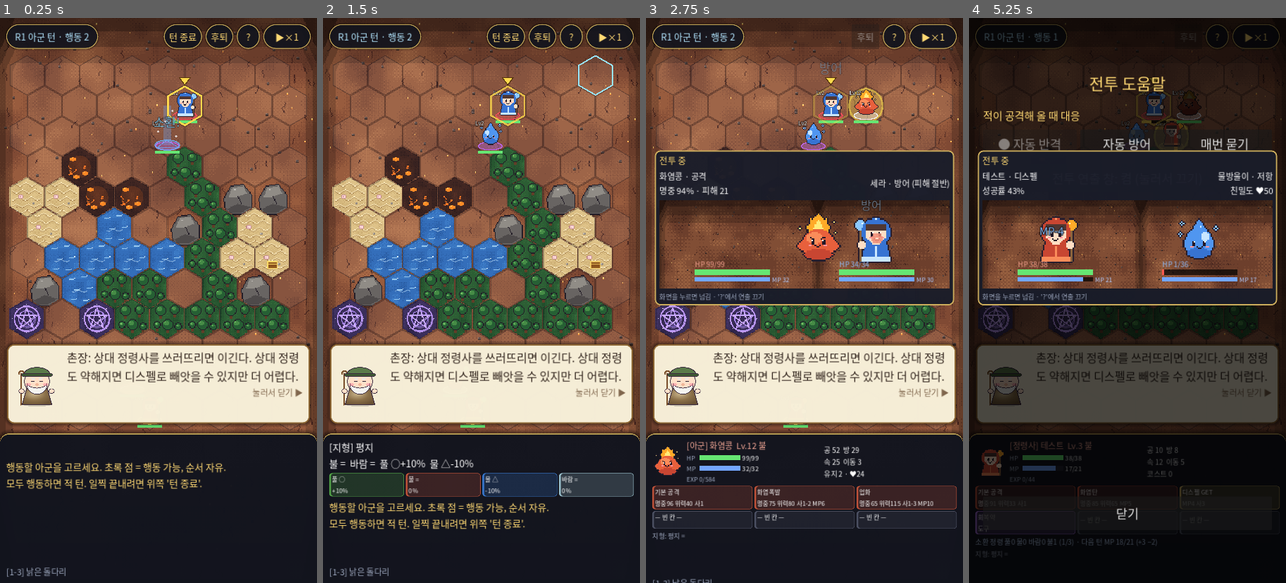
Above: before the commit, frames 1-4 (left to right).
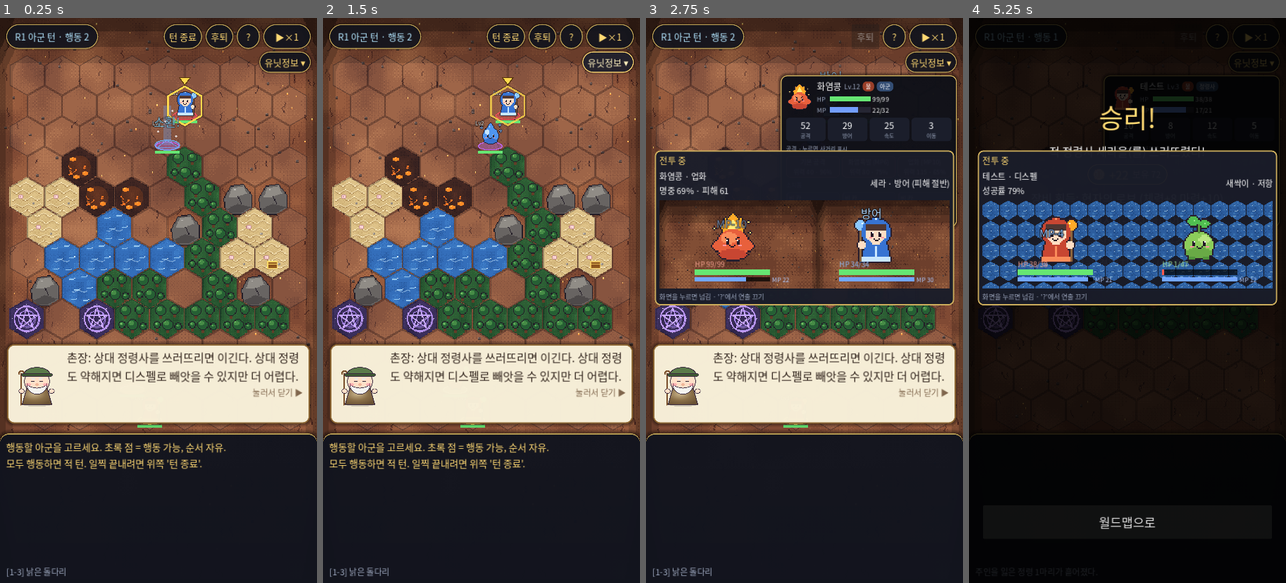
Above: after the commit, the same moments.

Repository: sumsae-claude/spirits
Game: Godot game, scene res://tests/screenshot.tscn
Same seed, same stepped clock (60 frames per second), same inputs: the game is played once before the commit and once after it. This scene is started directly instead of the project's main scene.
Inputs (mouse positions are in pixels of both pictures, inside the frame that each line leads up to):
- Up to frame 1 (0.25 s): no input
- Up to frame 2 (1.5 s): click (608, 63) at 0.5 s, where only the run after the commit has a clickable "유닛정보 ▾"; click (608, 63) at 1.25 s, where only the run after the commit has a clickable "유닛정보 ▸"
- Up to frame 3 (2.75 s): click (814, 164) at 2 s, where only the run after the commit has a clickable "기본 공격 위력 40 · 91%"
- Up to frame 4 (5.25 s): click (1137, 164) at 2.75 s, where only the run after the commit has a clickable "기본 공격 위력 40 · 96%"; click "?" at 3.5 s; click (1187, 34) at 4.25 s, where only the run before the commit has a clickable "후퇴"; click "▶×1" at 5 s

The runs differ from the first frame. In frame 1, 2.6% of the frame differs, in the area x 2-99%, y 5-84%; in frame 2, 7.1%; in frame 3, 16%; in frame 4, 35%, in the area x 2-99%, y 2-96%.

Commit message:
유닛정보 창: 오른쪽 위 토글, 카드형으로 간소화, 공격 칸 누르면 사거리
- 배속 버튼 아래 '유닛정보' 버튼으로 열고 닫음 (열림 상태 기억), 다른 유닛을 누르면 그 유닛 정보
- 카드: 이름·Lv·속성 태그 / HP·MP 막대 / 능력치 4칸 / 공격 칩 '이름 (MP)' + '위력 · 명중%' / 소지품 / 작은 한 줄
- 공격 칩을 누르면 맵에 사거리 노란 칸 + 짧은 설명, 다시 누르면 끔
- 빈 칸을 누르면 속성별 지형 유불리

Co-Authored-By: Claude Opus 5.5 <noreply@anthropic.com>
Claude-Session: https://claude.ai/code/session_01XdcYgf4gMHTt1SY4KYwpgz

Diff:
--- a/scripts/battle/battle.gd
+++ b/scripts/battle/battle.gd
@@ -52,7 +52,11 @@
 var popup_queue: Array = []   # 보여 줄 아이템 획득 팝업 [{"ids", "title"}]
 var attack_confirm: Control = null   # '공격 선택' 확인창 (원작처럼 기술·명중·피해 비교 후 확인)
 var confirm_pick := 0
-var status_holder: VBoxContainer     # 아래 패널의 유닛 상태창 (원작처럼 능력치·공격 3칸·소지품 3칸)
+var status_holder: VBoxContainer     # 유닛정보 창 내용 (오른쪽 위, '유닛정보' 버튼으로 열고 닫음)
+var info_panel: PanelContainer
+var info_toggle: Button
+var range_preview: Dictionary = {}   # 유닛정보에서 누른 공격 {"unit", "action"} → 맵에 사거리(노란 칸)
+var preview_range_cells: Dictionary = {}
 
 var grid: HexGrid
 var units: Array = []        # 전장에 있는 BattleUnit (귀환하면 빠진다)
@@ -2878,6 +2882,8 @@
 				draw_arc(center, HEX_SIZE * 0.8, 0.0, TAU, 36, Color(CIRCLE_ALLY, 0.6 + 0.4 * sin(time * 6.0)), 4.0)
 			if c == inspected_cell:
 				draw_polyline(outline, Color(0.6, 0.9, 1.0), 3.0)
+			if preview_range_cells.has(c):
+				draw_colored_polygon(grid.corners(center, HEX_SIZE - 3.0), Color(1.0, 0.85, 0.3, 0.42 + 0.12 * sin(time * 5.0)))
 			if range_cells.has(c):
 				var inner := grid.corners(center, HEX_SIZE - 6.0)
 				inner.append(inner[0])
@@ -3454,13 +3460,45 @@
 	turn_label.add_theme_font_size_override("font_size", 21)
 	turn_pill.add_child(turn_label)
 
+	# 오른쪽 위: [턴 종료 · 후퇴 · ? · 배속] 아래에 [유닛정보] 버튼, 그 아래에 유닛정보 창
+	var col := VBoxContainer.new()
+	col.set_anchors_and_offsets_preset(Control.PRESET_TOP_RIGHT)
+	col.grow_horizontal = Control.GROW_DIRECTION_BEGIN
+	col.offset_top = 14
+	col.offset_right = -14
+	col.alignment = BoxContainer.ALIGNMENT_BEGIN
+	col.add_theme_constant_override("separation", 6)
+	col.mouse_filter = Control.MOUSE_FILTER_IGNORE
+	ui_root.add_child(col)
 	var right := HBoxContainer.new()
-	right.set_anchors_and_offsets_preset(Control.PRESET_TOP_RIGHT)
-	right.grow_horizontal = Control.GROW_DIRECTION_BEGIN
-	right.offset_top = 14
-	right.offset_right = -14
+	right.alignment = BoxContainer.ALIGNMENT_END
 	right.add_theme_constant_override("separation", 8)
-	ui_root.add_child(right)
+	right.mouse_filter = Control.MOUSE_FILTER_IGNORE
+	col.add_child(right)
+	var row2 := HBoxContainer.new()
+	row2.alignment = BoxContainer.ALIGNMENT_END
+	row2.add_theme_constant_override("separation", 8)
+	row2.mouse_filter = Control.MOUSE_FILTER_IGNORE
+	col.add_child(row2)
+	info_toggle = _hud_button("유닛정보", _toggle_info_panel)
+	info_toggle.custom_minimum_size = Vector2(0, 48)
+	row2.add_child(info_toggle)
+	info_panel = PanelContainer.new()
+	var ist := StyleBoxFlat.new()
+	ist.bg_color = Color(0.055, 0.063, 0.094, 0.94)
+	ist.border_color = UIKit.GOLD.darkened(0.15)
+	ist.set_border_width_all(2)
+	ist.set_corner_radius_all(14)
+	ist.content_margin_left = 12
+	ist.content_margin_right = 12
+	ist.content_margin_top = 10
+	ist.content_margin_bottom = 10
+	ist.shadow_color = Color(0, 0, 0, 0.5)
+	ist.shadow_size = 8
+	info_panel.add_theme_stylebox_override("panel", ist)
+	info_panel.custom_minimum_size = Vector2(400, 0)
+	info_panel.size_flags_horizontal = Control.SIZE_SHRINK_END
+	col.add_child(info_panel)
 	end_button = _hud_button("턴 종료", _on_end_phase)
 	end_button.custom_minimum_size = Vector2(0, 56)
 	right.add_child(end_button)
@@ -3519,7 +3557,7 @@
 	card.add_child(info_label)
 	status_holder = VBoxContainer.new()
 	status_holder.add_theme_constant_override("separation", 4)
-	vb.add_child(status_holder)
+	info_panel.add_child(status_holder)
 
 	hint_label = UIKit.label("", 22, UIKit.GOLD)
 	vb.add_child(hint_label)
@@ -4036,16 +4074,23 @@
 	if shown == null and phase == "enemy":
 		shown = active
 	UIKit.clear(status_holder)
+	var panel_on := _info_panel_on()
+	info_toggle.text = "유닛정보 ▾" if panel_on else "유닛정보 ▸"
+	unit_card.visible = false   # 유닛 상태는 오른쪽 위 유닛정보 창에서
+	if not range_preview.is_empty() and range_preview.get("unit") != shown:
+		_clear_range_preview()
 	if inspected == null and grid.in_bounds(inspected_cell):
 		info_label.text = _terrain_info(inspected_cell)
 		unit_icon.texture = tile_tex.get(grid.terrain_at(inspected_cell), null)
-		status_holder.add_child(_terrain_grade_row(grid.terrain_at(inspected_cell)))
+		var tid := grid.terrain_at(inspected_cell)
+		status_holder.add_child(UIKit.label("%s — 속성별 유불리" % GameData.terrain_name(tid), 18, UIKit.GOLD))
+		status_holder.add_child(_terrain_grade_row(tid))
 	else:
 		info_label.text = _unit_info(shown)
 		unit_icon.texture = GameData.sprite_for(shown.spirit) if shown != null else null
 		if shown != null:
-			unit_card.visible = false
 			status_holder.add_child(_status_card(shown))
+	info_panel.visible = panel_on and status_holder.get_child_count() > 0 and phase != "over"
 	unit_icon.visible = unit_icon.texture != null
 
 	var anchor: BattleUnit = active
@@ -4257,7 +4302,7 @@
 ## 큰 소환 창: 아래 패널을 위로 키워 목록(속성 탭·정렬) + 고른 정령 상세·장비 + 소환 버튼을 보여 준다.
 func _build_summon_list() -> void:
 	unit_card.visible = false
-	UIKit.clear(status_holder)
+	info_panel.visible = false
 	detail_label.visible = false
 	log_label.visible = false
 	summon_box.visible = true
@@ -4486,96 +4531,246 @@
 		GameData.terrain_name(grid.terrain_at(u.cell)), GameData.grade_mark(g)]
 
 
-## 원작풍 유닛 상태창: [도트 | 이름·Lv·속성·HP/MP 막대 | 능력치] / 공격 3칸 / 소지품 3칸 (정령사는 다음 턴 MP)
+## 유닛정보 카드 (사용자 확정 샘플): 이름·Lv·속성 태그 / HP·MP 막대 / 능력치 4칸 / 공격 칩(이름 (MP) + 위력·명중%) / 소지품 칩 / 작은 한 줄
 func _status_card(u: BattleUnit) -> Control:
 	var s := u.spirit
 	var box := VBoxContainer.new()
-	box.add_theme_constant_override("separation", 4)
+	box.add_theme_constant_override("separation", 6)
 	var top := HBoxContainer.new()
 	top.add_theme_constant_override("separation", 10)
 	box.add_child(top)
 	var icon := TextureRect.new()
 	icon.texture = GameData.sprite_for(s)
-	icon.custom_minimum_size = Vector2(68, 68)
+	icon.custom_minimum_size = Vector2(60, 60)
 	icon.expand_mode = TextureRect.EXPAND_IGNORE_SIZE
 	icon.stretch_mode = TextureRect.STRETCH_KEEP_ASPECT_CENTERED
 	icon.texture_filter = CanvasItem.TEXTURE_FILTER_NEAREST
 	top.add_child(icon)
 	var mid := VBoxContainer.new()
-	mid.add_theme_constant_override("separation", 1)
+	mid.add_theme_constant_override("separation", 2)
 	mid.size_flags_horizontal = Control.SIZE_EXPAND_FILL
 	top.add_child(mid)
-	var head := "[%s] %s  Lv.%d %s" % [_unit_tag(u), s.display_name(), s.level, GameData.element_name(s.element())]
+	var head := HBoxContainer.new()
+	head.add_theme_constant_override("separation", 6)
+	mid.add_child(head)
+	var nm := UIKit.label(s.display_name(), 20, Color.WHITE)
+	nm.autowrap_mode = TextServer.AUTOWRAP_OFF
+	nm.size_flags_horizontal = Control.SIZE_SHRINK_BEGIN
+	head.add_child(nm)
+	var lv := UIKit.label("Lv.%d" % s.level, 15, UIKit.MUTED)
+	lv.autowrap_mode = TextServer.AUTOWRAP_OFF
+	lv.size_flags_horizontal = Control.SIZE_SHRINK_BEGIN
+	head.add_child(lv)
+	head.add_child(_tag(GameData.element_name(s.element()), GameData.element_color(s.element()).darkened(0.35)))
+	head.add_child(_tag(_unit_tag(u).replace(" (실 드러남)", ""), Color(0.2, 0.3, 0.45) if u.team == 0 else Color(0.45, 0.18, 0.18)))
 	if u.status != "":
-		head += "  [%s %d]" % [BattleUnit.STATUS_NAMES[u.status], u.status_turns]
-	mid.add_child(UIKit.label(head, 19, GameData.element_color(s.element()).lightened(0.45)))
-	mid.add_child(_vital_bar("HP", s.hp, s.max_hp(), 0, Color(0.4, 0.9, 0.45)))
-	mid.add_child(_vital_bar("MP", s.mp, s.max_mp(), 0, Color(0.45, 0.65, 1.0)))
-	if u.team == 0:
-		mid.add_child(UIKit.label("EXP %d/%d" % [s.xp, s.xp_to_next()], 14, UIKit.MUTED))
-	var stats := UIKit.label("공 %d  방 %d\n속 %d  이동 %d\n%s" % [s.stat("atk"), s.stat("def"), s.stat("spd"), s.stat("mov"),
-		("유지 %d · ♥%d" % [s.upkeep(), s.affinity]) if not u.is_summoner else "코스트 0"], 16)
-	top.add_child(stats)
-	# 공격 3칸 (정령사는 기본 공격 · 공격 마법 · 디스펠 GET)
+		head.add_child(_tag("%s %d" % [BattleUnit.STATUS_NAMES[u.status], u.status_turns], Color(BattleUnit.STATUS_COLORS[u.status], 0.55)))
+	var ratio := float(s.hp) / float(maxi(1, s.max_hp()))
+	var hp_col := Color(0.4, 0.9, 0.45) if ratio > 0.5 else (Color(0.95, 0.75, 0.25) if ratio > 0.25 else Color(1.0, 0.35, 0.3))
+	mid.add_child(_vital_bar("HP", s.hp, s.max_hp(), 0, hp_col))
+	mid.add_child(_vital_bar("MP", s.mp, s.max_mp(), 0, Color(0.45, 0.62, 1.0)))
+	# 능력치 4칸
+	var stats := HBoxContainer.new()
+	stats.add_theme_constant_override("separation", 5)
+	box.add_child(stats)
+	for pair in [["공격", s.stat("atk")], ["방어", s.stat("def")], ["속도", s.stat("spd")], ["이동", s.stat("mov")]]:
+		stats.add_child(_stat_box(str(pair[0]), int(pair[1])))
+	# 공격 칩 (누르면 사거리)
+	box.add_child(UIKit.label("공격 · 누르면 사거리 표시", 13, UIKit.MUTED))
 	var arow := HBoxContainer.new()
-	arow.add_theme_constant_override("separation", 4)
+	arow.add_theme_constant_override("separation", 5)
 	box.add_child(arow)
-	for o in _attack_tab(u):
+	var tab := _attack_tab(u)
+	for o in tab:
 		var action: Dictionary = o
-		arow.add_child(_slot_chip(_attack_chip_text(u, action), GameData.element_color(_action_element(u, action)) if _action_element(u, action) != "" else UIKit.GOLD))
-	# 소지품 3칸
+		arow.add_child(_attack_chip(u, action))
+	for k in range(tab.size(), 3):
+		arow.add_child(_slot_chip(_locked_text(u, k), Color(0.3, 0.32, 0.4)))
+	if not range_preview.is_empty() and range_preview.get("unit") == u:
+		box.add_child(UIKit.label(_range_detail(u, range_preview["action"]), 15, Color(1.0, 0.92, 0.6)))
+	# 소지품
+	box.add_child(UIKit.label("소지품", 13, UIKit.MUTED))
 	var irow := HBoxContainer.new()
-	irow.add_theme_constant_override("separation", 4)
+	irow.add_theme_constant_override("separation", 5)
 	box.add_child(irow)
 	for o in s.items:
 		var iid := str(o)
-		var txt := "— 빈 칸 —"
-		var col := Color(0.35, 0.37, 0.45)
-		if iid != "":
-			var e: Dictionary = GameData.items[iid]
-			if GameData.item_kind(iid) == "tool":
-				txt = "%s\n도구" % e["name"]
-				col = COLOR_TOOL
-			else:
-				var b := GameData.bonus_text(e.get("bonus", {})).replace("체력", "HP").replace("마력", "MP").replace("공격", "공").replace("방어", "방").replace("속도", "속").replace("이동", "이")
-				if e.has("special"):
-					b += (" " if b != "" else "") + GameData.special_name(str(e["special"]))
-				txt = "%s\n%s" % [e["name"], b]
-				col = UIKit.GOLD.darkened(0.2)
-		irow.add_child(_slot_chip(txt, col))
+		if iid == "":
+			irow.add_child(_slot_chip("빈 칸", Color(0.3, 0.32, 0.4)))
+		else:
+			irow.add_child(_slot_chip(GameData.item_name(iid), COLOR_TOOL if GameData.item_kind(iid) == "tool" else UIKit.GOLD.darkened(0.2)))
+	# 작은 한 줄
+	var foot := ""
 	if u.is_summoner:
 		var m: Summoner = s
-		var counts := {}
-		for o in units:
-			var x: BattleUnit = o
-			if x.is_active() and x.team == u.team and not x.is_summoner:
-				counts[x.spirit.element()] = int(counts.get(x.spirit.element(), 0)) + 1
-		var parts := PackedStringArray()
-		for el in ["grass", "water", "wind", "fire"]:
-			parts.append("%s%d" % [GameData.element_name(el), int(counts.get(el, 0))])
 		var up := _upkeep_total(u.team)
 		var next := clampi(s.mp + m.mp_regen() - up, 0, s.max_mp())
-		box.add_child(UIKit.label("소환 정령 %s (%d/%d) · 다음 턴 MP %d/%d (+%d −%d)%s" % [" ".join(parts), _summoned_count(u.team), m.summon_limit(),
-			next, s.max_mp(), m.mp_regen(), up, "  ⚠MP부족" if s.mp + m.mp_regen() < up else ""], 16,
-			Color(1.0, 0.6, 0.5) if s.mp + m.mp_regen() < up else Color(0.75, 0.85, 1.0)))
-	var tid := grid.terrain_at(u.cell)
-	box.add_child(UIKit.label("지형: %s %s" % [GameData.terrain_name(tid), GameData.grade_mark(_terrain_grade(u))], 15, UIKit.MUTED))
+		foot = "소환 %d/%d · 다음 턴 MP %d (+%d −%d)%s" % [_summoned_count(u.team), m.summon_limit(), next, m.mp_regen(), up,
+			" ⚠MP부족" if s.mp + m.mp_regen() < up else ""]
+	else:
+		foot = "♥ %d · 유지 MP %d" % [s.affinity, s.upkeep()]
+		if u.team == 0:
+			foot += " · EXP %d/%d" % [s.xp, s.xp_to_next()]
+	foot += " · 지형 %s %s" % [GameData.terrain_name(grid.terrain_at(u.cell)), GameData.grade_mark(_terrain_grade(u))]
+	box.add_child(UIKit.label(foot, 14, UIKit.MUTED))
 	return box
 
 
-func _attack_chip_text(u: BattleUnit, action: Dictionary) -> String:
+func _tag(text: String, col: Color) -> Control:
+	var p := PanelContainer.new()
+	p.size_flags_vertical = Control.SIZE_SHRINK_CENTER
+	var st := StyleBoxFlat.new()
+	st.bg_color = col
+	st.set_corner_radius_all(9)
+	st.content_margin_left = 7
+	st.content_margin_right = 7
+	p.add_theme_stylebox_override("panel", st)
+	var l := UIKit.label(text, 13, Color.WHITE)
+	l.autowrap_mode = TextServer.AUTOWRAP_OFF
+	p.add_child(l)
+	return p
+
+
+func _stat_box(name_text: String, v: int) -> Control:
+	var p := PanelContainer.new()
+	p.size_flags_horizontal = Control.SIZE_EXPAND_FILL
+	var st := StyleBoxFlat.new()
+	st.bg_color = Color(0.105, 0.12, 0.17)
+	st.set_corner_radius_all(8)
+	st.content_margin_top = 2
+	st.content_margin_bottom = 2
+	p.add_theme_stylebox_override("panel", st)
+	var vb := VBoxContainer.new()
+	vb.add_theme_constant_override("separation", -2)
+	p.add_child(vb)
+	var n := UIKit.label(str(v), 20, Color.WHITE, true)
+	n.autowrap_mode = TextServer.AUTOWRAP_OFF
+	vb.add_child(n)
+	var l := UIKit.label(name_text, 12, UIKit.MUTED, true)
+	l.autowrap_mode = TextServer.AUTOWRAP_OFF
+	vb.add_child(l)
+	return p
+
+
+## 공격 칩: 1줄 "이름 (MP n)", 2줄 "위력 · 기본 명중%" (디스펠은 "기본 n%"). 누르면 맵에 사거리
+func _attack_chip(u: BattleUnit, action: Dictionary) -> Button:
+	var mp := _action_mp(u, action)
+	var title := _action_name(u, action) + ((" (MP%d)" % mp) if mp > 0 else "")
+	var line2 := ""
 	match str(action.get("type", "")):
 		"attack":
-			return "기본 공격\n명중%d 위력%d 사1" % [int(90 + u.spirit.level * 0.5), _attack_power(u)]
-		"dispel":
-			return "디스펠 GET\nMP%d 사%d" % [GameState.summoner.dispel_cost(), GameState.summoner.dispel_range()]
+			line2 = "위력 %d · %d%%" % [_attack_power(u), int(min(99.0, 90.0 + u.spirit.level * 0.5))]
 		"skill":
 			var sk: Dictionary = GameData.skills[action["skill_id"]]
-			return "%s\n명중%d 위력%d 사%d-%d MP%d" % [sk["name"], int(sk.get("hit", 80)), int(sk["power"]), int(sk["range_min"]), int(sk["range_max"]), int(sk["mp"])]
+			line2 = "위력 %d · %d%%" % [int(sk["power"]), int(sk.get("hit", 80))]
 		"sskill":
 			var ssk: Dictionary = GameData.summoner_skills[action["skill_id"]]
-			return "%s\n명중%d 위력%d MP%d" % [ssk["name"], int(ssk.get("hit", 85)), int(ssk.get("power", 0)), int(ssk["mp"])]
-	return ""
+			line2 = "위력 %d · %d%%" % [_ssk_power(u, ssk), int(ssk.get("hit", 85))]
+		"dispel":
+			var m := u.spirit as Summoner
+			line2 = "기본 %d%%" % int(round((m.dispel_base() if m != null else 0.15) * 100.0))
+	var el := _action_element(u, action)
+	var col := GameData.element_color(el) if el != "" else UIKit.GOLD
+	var b := Button.new()
+	b.text = "%s\n%s" % [title, line2]
+	b.focus_mode = Control.FOCUS_NONE
+	b.size_flags_horizontal = Control.SIZE_EXPAND_FILL
+	b.custom_minimum_size = Vector2(0, 48)
+	b.clip_text = true
+	b.add_theme_font_size_override("font_size", 14)
+	b.add_theme_color_override("font_color", Color.WHITE)
+	var sel: bool = not range_preview.is_empty() and range_preview.get("unit") == u and (range_preview["action"] as Dictionary).hash() == action.hash()
+	var st := StyleBoxFlat.new()
+	st.bg_color = Color(col, 0.2)
+	st.border_color = UIKit.GOLD if sel else Color(col, 0.85)
+	st.set_border_width_all(3 if sel else 1)
+	st.set_corner_radius_all(8)
+	for k in ["normal", "hover", "pressed"]:
+		b.add_theme_stylebox_override(k, st)
+	b.add_theme_stylebox_override("focus", StyleBoxEmpty.new())
+	b.pressed.connect(_toggle_range_preview.bind(u, action))
+	return b
+
+
+func _locked_text(u: BattleUnit, k: int) -> String:
+	if u.is_summoner:
+		return "—"
+	var ups := u.spirit.upcoming_skills()
+	var idx := k - 1 - u.spirit.known_skills().size()
+	if idx >= 0 and idx < ups.size():
+		return "🔒 Lv.%d" % int(ups[idx]["level"])
+	return "🔒 진화 후" if not u.spirit.next_evolution().is_empty() else "—"
+
+
+func _toggle_range_preview(u: BattleUnit, action: Dictionary) -> void:
+	if not range_preview.is_empty() and range_preview.get("unit") == u and (range_preview["action"] as Dictionary).hash() == action.hash():
+		_clear_range_preview()
+	else:
+		range_preview = {"unit": u, "action": action}
+		preview_range_cells = _action_range_cells(u, action)
+	_mark_ui()
+	queue_redraw()
+
+
+func _clear_range_preview() -> void:
+	range_preview = {}
+	preview_range_cells = {}
+
+
+## 그 유닛 자리에서 이 공격이 닿는 칸 (적이 없어도 칸 전부)
+func _action_range_cells(u: BattleUnit, action: Dictionary) -> Dictionary:
+	var rr := _action_range(u, action)
+	var out := {}
+	for row in ROWS:
+		for col in COLS:
+			var c := Vector2i(col, row)
+			var d := grid.distance(u.cell, c)
+			if d >= rr.x and d <= rr.y and not grid.blocked.has(c):
+				out[c] = true
+	return out
+
+
+func _action_range(u: BattleUnit, action: Dictionary) -> Vector2i:
+	match str(action.get("type", "")):
+		"skill":
+			var sk: Dictionary = GameData.skills[action["skill_id"]]
+			return Vector2i(int(sk["range_min"]), int(sk["range_max"]))
+		"sskill":
+			var ssk: Dictionary = GameData.summoner_skills[action["skill_id"]]
+			return Vector2i(int(ssk.get("range_min", 1)), int(ssk.get("range_max", 1)))
+		"dispel":
+			return Vector2i(1, GameState.summoner.dispel_range())
+	return Vector2i(1, BattleLogic.BASIC_ATTACK_RANGE)
+
+
+func _range_detail(u: BattleUnit, action: Dictionary) -> String:
+	var rr := _action_range(u, action)
+	var rtxt := ("사거리 %d" % rr.y) if rr.x == rr.y else ("사거리 %d~%d" % [rr.x, rr.y])
+	var extra := ""
+	match str(action.get("type", "")):
+		"attack":
+			extra = "바로 옆 적만. 맞고 버틴 적은 반격"
+		"skill":
+			var sk: Dictionary = GameData.skills[action["skill_id"]]
+			extra = str(sk.get("desc", ""))
+			if sk.has("status"):
+				extra += " · %s %d%%" % [BattleUnit.STATUS_NAMES.get(str(sk["status"]["type"]), ""), int(sk["status"]["chance"])]
+		"sskill":
+			extra = str(GameData.summoner_skills[action["skill_id"]].get("desc", ""))
+		"dispel":
+			extra = "약해진 정령일수록 잘 걸림"
+	return "%s %s (맵에 노란 칸) — %s" % [_action_name(u, action), rtxt, extra]
+
+
+func _info_panel_on() -> bool:
+	return bool(GameState.flags.get("unit_panel", true))
+
+
+func _toggle_info_panel() -> void:
+	GameState.flags["unit_panel"] = not _info_panel_on()
+	if not _info_panel_on():
+		_clear_range_preview()
+	_mark_ui()
 
 
 func _slot_chip(text: String, col: Color) -> Control:
--- a/tests/screenshot.gd
+++ b/tests/screenshot.gd
@@ -26,6 +26,10 @@
 	b._mark_ui()
 	await _frames(10)
 	_shot("1_status_summoner")
+	b._toggle_range_preview(b.summoner_unit, {"type": "dispel"})
+	await _frames(6)
+	_shot("1b_range_preview")
+	b._clear_range_preview()
 	# 정령사를 고르고 이동 범위
 	b.inspected = null
 	b._select_unit(b.summoner_unit)
Not shown, changed: docs/HANDOFF.md
